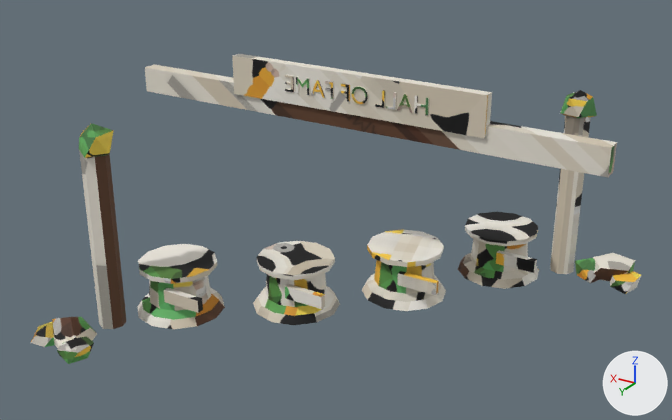
Before and after pictures for a commit that changed the FBX model assets/stations/hub_fame.fbx.
Before and after are seen from a 50 mm lens placed at (11.5, 0.5, 17.8), pointed at (27.7, -26.5, 4.3). Every picture has the same lights, and +X, +Y and +Z are marked at lower right. The older version comes first.

Names of what the first picture shows: 'hub_fame_body'.
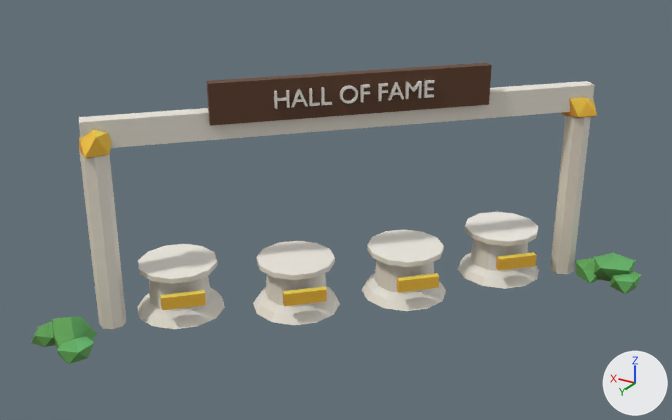
What differs and where, as boxes [x1, y1, x2, y2] in the pictures (672 x 420 px; the box of a moved part takes in the faces that stretch with it):
'hub_fame_body', reshaped, surface changed
    before: [31, 54, 641, 364]
    after: [31, 63, 641, 364]
part 1 of me_hub_fame_body, moved or reshaped
    before: [164, 288, 203, 313]
    after: [160, 290, 206, 310]
part 2 of me_hub_fame_body, moved or reshaped
    before: [285, 284, 325, 309]
    after: [283, 286, 327, 306]
part 3 of me_hub_fame_body, moved or reshaped
    before: [397, 271, 439, 295]
    after: [397, 273, 439, 293]
part 4 of me_hub_fame_body, moved or reshaped
    before: [496, 250, 537, 273]
    after: [496, 252, 537, 271]
part 5 of me_hub_fame_body, moved or reshaped
    before: [145, 64, 617, 177]
    after: [79, 81, 595, 148]
part 6 of me_hub_fame_body, moved or reshaped
    before: [233, 54, 492, 139]
    after: [207, 63, 492, 126]
part 7 of me_hub_fame_body, moved or reshaped
    before: [285, 75, 294, 92]
    after: [424, 80, 434, 98]
part 8 of me_hub_fame_body, moved or reshaped
    before: [296, 76, 310, 95]
    after: [405, 81, 422, 99]
part 9 of me_hub_fame_body, moved or reshaped
    before: [311, 80, 325, 98]
    after: [388, 82, 404, 100]
part 10 of me_hub_fame_body, moved or reshaped
    before: [325, 81, 334, 99]
    after: [378, 83, 388, 101]
part 11 of me_hub_fame_body, moved or reshaped
    before: [341, 84, 350, 102]
    after: [360, 84, 370, 102]
part 12 of me_hub_fame_body, moved or reshaped
    before: [352, 86, 368, 104]
    after: [339, 85, 358, 104]
part 13 of me_hub_fame_body, moved or reshaped
    before: [375, 90, 385, 108]
    after: [321, 87, 332, 105]
part 14 of me_hub_fame_body, moved or reshaped
    before: [386, 92, 396, 110]
    after: [309, 88, 320, 106]
part 15 of me_hub_fame_body, moved or reshaped
    before: [397, 94, 413, 113]
    after: [291, 89, 308, 107]
part 16 of me_hub_fame_body, moved or reshaped
    before: [414, 96, 429, 115]
    after: [274, 90, 290, 109]
part 17 of me_hub_fame_body, surface changed
    before: [31, 54, 641, 364]
    after: [31, 63, 641, 364]

Diff of the bpy script that builds the scene:
```diff
--- a/assets/stations/hub_fame.fbx.py
+++ b/assets/stations/hub_fame.fbx.py
@@ me_hub_fame_body @@
-me_hub_fame_body.from_pydata(...)  # 842 vertices, 1003 faces; spans x 18.1..37.5, y -35.0..-18.1, z 0.0..9.2
+me_hub_fame_body.from_pydata(...)  # 842 vertices, 1003 faces; spans x 18.1..35.6, y -35.0..-18.1, z 0.0..9.2
+# me_hub_fame_body part 1: the loose piece of 8 vertices spanning x 31.0..32.6, y -22.6..-22.4, z 1.0..1.5 is turned -135 degrees about the z axis through its middle
+# me_hub_fame_body part 2: the loose piece of 8 vertices spanning x 27.3..28.9, y -25.2..-24.9, z 1.0..1.5 is turned -135 degrees about the z axis through its middle
+# me_hub_fame_body part 3: the loose piece of 8 vertices spanning x 24.2..25.8, y -28.3..-28.0, z 1.0..1.5 is turned -135 degrees about the z axis through its middle
+# me_hub_fame_body part 4: the loose piece of 8 vertices spanning x 21.7..23.3, y -31.9..-31.7, z 1.0..1.5 is turned -135 degrees about the z axis through its middle
+# me_hub_fame_body part 5: the loose piece of 8 vertices spanning x 18.3..37.5, y -28.2..-27.6, z 7.1..8.1 is turned -135 degrees about the z axis through its middle
+# me_hub_fame_body part 6: the loose piece of 8 vertices spanning x 22.4..32.8, y -27.8..-27.4, z 7.7..9.2 is turned -135 degrees about the z axis through its middle
+# me_hub_fame_body part 7: the loose piece of 24 vertices spanning x 30.1..30.4, y -27.5..-27.4, z 8.2..8.8 is turned -135 degrees about the z axis through its middle, then moved by (-4.8, -2.0, 0.0)
+# me_hub_fame_body part 8: the loose piece of 30 vertices spanning x 29.4..29.9, y -27.5..-27.4, z 8.2..8.8 is turned -135 degrees about the z axis through its middle, then moved by (-3.7, -1.5, 0.0)
+# me_hub_fame_body part 9: the loose piece of 22 vertices spanning x 28.7..29.3, y -27.5..-27.4, z 8.2..8.8 is turned -135 degrees about the z axis through its middle, then moved by (-2.6, -1.1, 0.0)
+# me_hub_fame_body part 10: the loose piece of 20 vertices spanning x 28.4..28.7, y -27.5..-27.4, z 8.2..8.8 is turned -135 degrees about the z axis through its middle, then moved by (-1.8, -0.7, 0.0)
+# me_hub_fame_body part 11: the loose piece of 20 vertices spanning x 27.7..28.0, y -27.5..-27.4, z 8.2..8.8 is turned -135 degrees about the z axis through its middle, then moved by (-0.6, -0.3, 0.0)
+# me_hub_fame_body part 12: the loose piece of 192 vertices spanning x 26.9..27.6, y -27.5..-27.4, z 8.1..8.8 is turned -135 degrees about the z axis through its middle, then moved by (0.4, 0.2, 0.0)
+# me_hub_fame_body part 13: the loose piece of 12 vertices spanning x 26.2..26.6, y -27.5..-27.4, z 8.2..8.8 is turned -135 degrees about the z axis through its middle, then moved by (1.8, 0.7, 0.0)
+# me_hub_fame_body part 14: the loose piece of 12 vertices spanning x 25.8..26.2, y -27.5..-27.4, z 8.2..8.8 is turned -135 degrees about the z axis through its middle, then moved by (2.5, 1.0, 0.0)
+# me_hub_fame_body part 15: the loose piece of 22 vertices spanning x 25.1..25.7, y -27.5..-27.4, z 8.2..8.8 is turned -135 degrees about the z axis through its middle, then moved by (3.5, 1.4, 0.0)
+# me_hub_fame_body part 16: the loose piece of 24 vertices spanning x 24.6..25.1, y -27.5..-27.4, z 8.2..8.8 is turned -135 degrees about the z axis through its middle, then moved by (4.5, 1.9, 0.0)
+# me_hub_fame_body part 17: texture (UV) coordinates of 1003 of 1003 faces, centred in x 18.1..37.5, y -34.9..-18.2, z 0.1..9.2, changed; they spanned u 0.0..0.99, v 0.0..1.0 and now span u 0.0..1.0, v 0.0..1.0
 me_hub_fame_body.materials.append(mat_hub_fame_baked)
```
